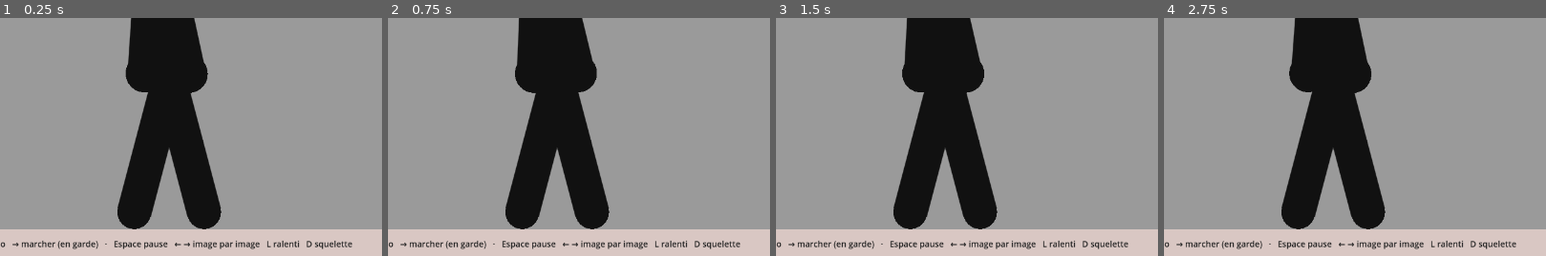
Above: before the commit, frames 1-4 (left to right).
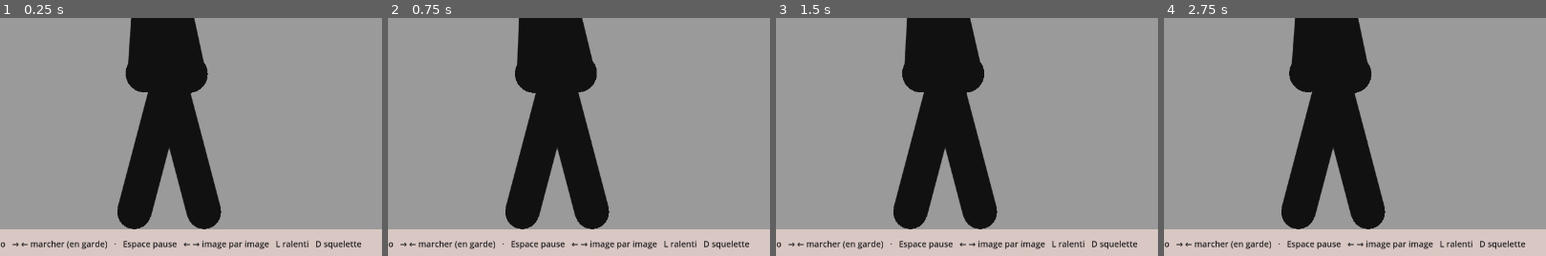
Above: after the commit, the same moments.

Repository: IzumiH2005/Testing
Game: Godot game, scene res://scenes/demo.tscn
Two runs of this game, one before a commit and one after it. Both use one fixed random seed, a clock stepped at 60 frames per second and the inputs below. This scene is started directly instead of the project's main scene.
Inputs (mouse positions are % of the whole screen's width and height, from its top left):
- Up to frame 1 (0.25 s): no input
- Up to frame 2 (0.75 s): tap Enter at 0.5 s; drag from (50, 50) to (60, 28) at 0.52 s
- Up to frame 3 (1.5 s): drag from (30, 55) to (45, 70) at 1.27 s
- Up to frame 4 (2.75 s): move the mouse to (60, 28) at 2.02 s; hold Right from 2.03 s (still down); tap Z at 2.1 s; tap L at 2.3 s
The pictures show only the part of the screen within x 26-76%, y 50-100%; the shares and areas given below are measured in that part.

The runs differ from the first frame. In frame 1, 1.6% of the frame differs, in the area x 5-95%, y 93-98%; in frame 2, 1.6%; in frame 3, 1.6%; in frame 4, 1.6%.

Commit message:
Stickfight : marche arrière
Boucle de 30 images qui recule de 14 : la jambe avant pousse, le bassin
recule avant que le pied arrière se pose (la hanche ne s'étend pas
au-delà de 30°), puis le pied avant glisse en arrière à vitesse
régulière. Démo : ← maintenu recule depuis la garde (pas en pause).

Co-Authored-By: Claude Opus 5.5 <noreply@anthropic.com>
Claude-Session: https://claude.ai/code/session_013wkJT9ZrGrrZzfFCfUVAVk

Diff:
--- /dev/null
+++ b/stickfight/anims/marche_arriere.json
@@ -0,0 +1,29 @@
+{
+  "nom": "marche_arriere",
+  "boucle": true,
+  "longueur": 30,
+  "avance": -14,
+  "base": "garde",
+  "decalage": {"chest": 2, "neck": 3, "armN": 3, "foreN": 4, "armF": 4, "foreF": 5},
+  "cles": [
+    {"f": 0, "nom": "appui", "vise": {"legN": [22, 7.5], "legF": [-34, 7.5]}},
+    {"f": 4, "nom": "pied avant pousse, pied arrière décolle", "fixe": {"x": -1.6, "y": 54.7},
+     "vise": {"legN": [22, 7.5], "legF": [-35, 9.2]}},
+    {"f": 9, "nom": "pied arrière en l'air", "fixe": {"x": -5.5, "y": 54.0},
+     "plus": {"chest": -0.5, "neck": 0.5},
+     "vise": {"legN": [22, 7.5], "legF": [-41, 11.2]}},
+    {"f": 12, "nom": "pied arrière cherche le sol", "fixe": {"x": -8.4, "y": 53.6},
+     "plus": {"chest": -1, "neck": 1, "armN": 1, "foreN": -1},
+     "vise": {"legN": [22, 7.5], "legF": [-45.5, 10.0]}},
+    {"f": 15, "nom": "pied arrière posé", "fixe": {"x": -10.8, "y": 53.4},
+     "plus": {"chest": -1, "neck": 1, "armN": 1.5, "foreN": -1.5},
+     "vise": {"legN": [22, 7.5], "legF": [-48, 7.5]}},
+    {"f": 19, "nom": "poids en arrière, talon avant levé", "courbe": "lin", "fixe": {"x": -12.4, "y": 53.3},
+     "plus": {"chest": -0.5, "neck": 0.5, "armN": 1, "foreN": -1},
+     "vise": {"legN": [21.3, 8.8], "legF": [-48, 7.5]}},
+    {"f": 23, "nom": "pied avant glisse", "courbe": "lin", "fixe": {"x": -13.3, "y": 53.9},
+     "vise": {"legN": [14.8, 10.2], "legF": [-48, 7.5]}},
+    {"f": 27, "nom": "pied avant posé", "fixe": {"x": -13.9, "y": 54.6},
+     "vise": {"legN": [8, 7.5], "legF": [-48, 7.5]}}
+  ]
+}
--- a/stickfight/scripts/demo.gd
+++ b/stickfight/scripts/demo.gd
@@ -6,14 +6,14 @@
 ##
 ##   R  repos         G  mise en garde      B  blocage bas (depuis la garde)
 ##   K  duo coup de pied direct + blocage bas (rejoué en boucle)
-##   →  maintenu (en garde) : marche avant ; relâché, le pas en cours se
-##      termine puis le combattant reprend la garde. La caméra suit.
+##   → / ←  maintenus (en garde) : marche avant / arrière ; relâchés, le pas
+##      en cours se termine puis le combattant reprend la garde. La caméra suit.
 ##   Espace  pause    → / ←  image suivante / précédente (en pause)
 ##   L  ralenti ×4    D  squelette
 
 const DUO := "res://anims/duo_blocage.json"
 const HISTORY_MAX := 600
-const HELP := "R repos   G mise en garde   B blocage bas   K duo   → marcher (en garde)   ·   Espace pause   ← → image par image   L ralenti   D squelette"
+const HELP := "R repos   G mise en garde   B blocage bas   K duo   → ← marcher (en garde)   ·   Espace pause   ← → image par image   L ralenti   D squelette"
 
 var planche: Planche
 var help: Label
@@ -108,8 +108,8 @@
 
 
 func _advance() -> void:
-	if mode == "solo":
-		_walk_input()
+	if mode == "solo" and not paused:
+		_walk_input()  # en pause, → et ← servent à avancer image par image
 	combat.step()
 	var rec := combat.record()
 	if mode == "solo":
@@ -125,17 +125,22 @@
 	_refresh()
 
 
-## → maintenu : marche depuis la garde. Relâché : le cycle en cours va
-## jusqu'à son image 0 (pieds dans la position de garde), puis la garde
-## reprend, pour que les pieds ne glissent pas.
+## → / ← maintenus : marche avant / arrière depuis la garde. Relâché : le
+## cycle en cours va jusqu'à son image 0 (pieds dans la position de garde),
+## puis la garde reprend, pour que les pieds ne glissent pas.
 func _walk_input() -> void:
 	var f: Fighter = combat.fighters[0]
-	var held := Input.is_physical_key_pressed(KEY_RIGHT)
-	match f.anim_name():
+	var fwd := Input.is_physical_key_pressed(KEY_RIGHT)
+	var back := Input.is_physical_key_pressed(KEY_LEFT) and not fwd
+	var nom := f.anim_name()
+	match nom:
 		"garde_idle":
-			if held:
+			if fwd:
 				f.play("marche_avant", 6)
-		"marche_avant":
+			elif back:
+				f.play("marche_arriere", 6)
+		"marche_avant", "marche_arriere":
+			var held := fwd if nom == "marche_avant" else back
 			if not held and int(f.t) % int(f.anim.longueur) == 0 and f.t > 0.0:
 				f.play("garde_idle", 6)
 
Not shown, changed: stickfight/INVENTAIRE.md
